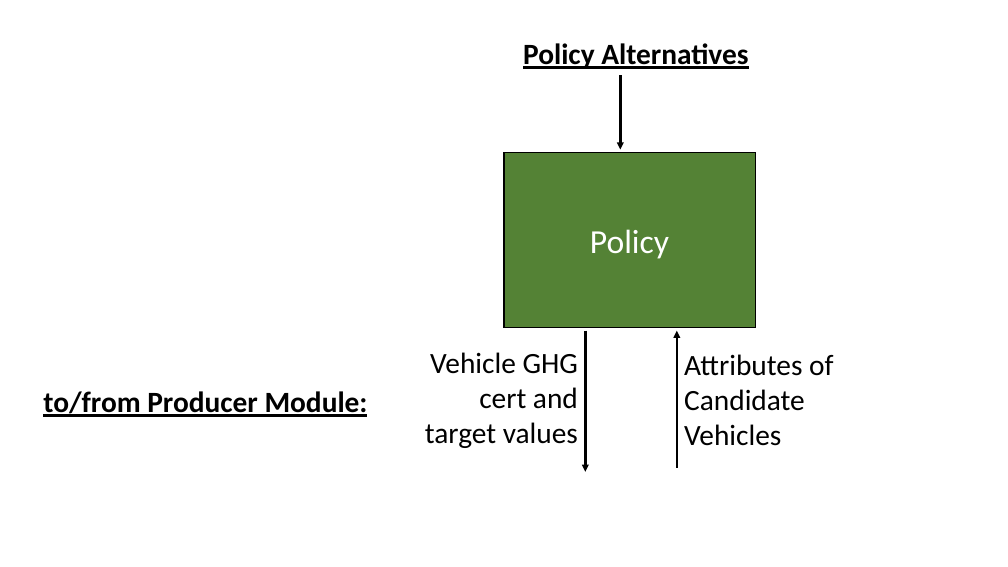
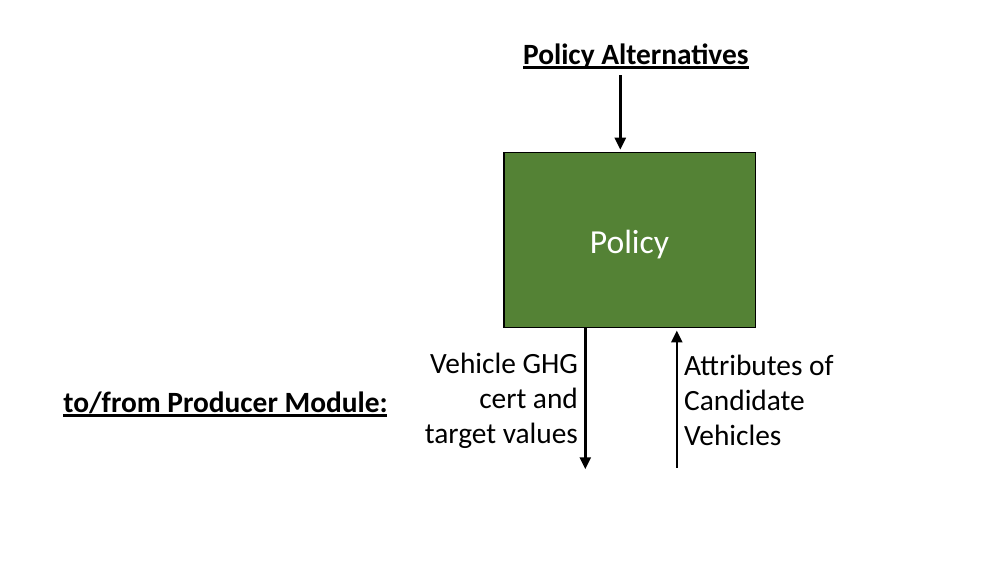
Before and after one commit to USEPA/EPA_OMEGA_Model, a slide deck: slide 9 of doc/source/_static/raw_figures.pptx. Drawn at 1008x567 pixels with LibreOffice and Linux fonts; fonts in the diff are those of the drawing. Boxes give left, top, right and bottom in pixels: in the first picture for what was removed or moved away, otherwise in the second. Text is boxed around its words. In the diff, an @@ line names an element or a change of style, - is before the commit and + after.

```diff
--- a/doc/source/_static/raw_figures.pptx
+++ b/doc/source/_static/raw_figures.pptx
@@ arrow moved from (585, 331) - (585, 472) to (585, 328) - (585, 469) @@
@@ text "to/from Producer Module:": place and size @@
-text "to/from Producer Module:" at bbox=[43, 391, 368, 417]
+text "to/from Producer Module:" at bbox=[63, 391, 388, 417]
```
Also in this commit, not shown: 2 other slides changed, 9 other files.
